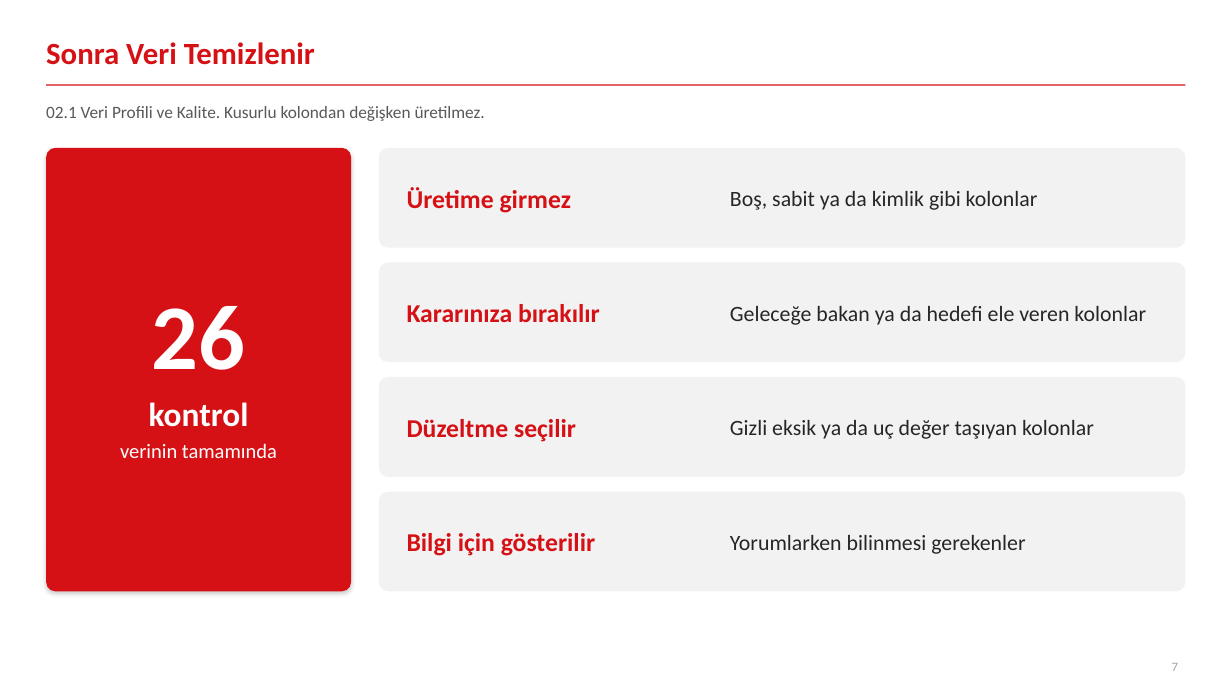
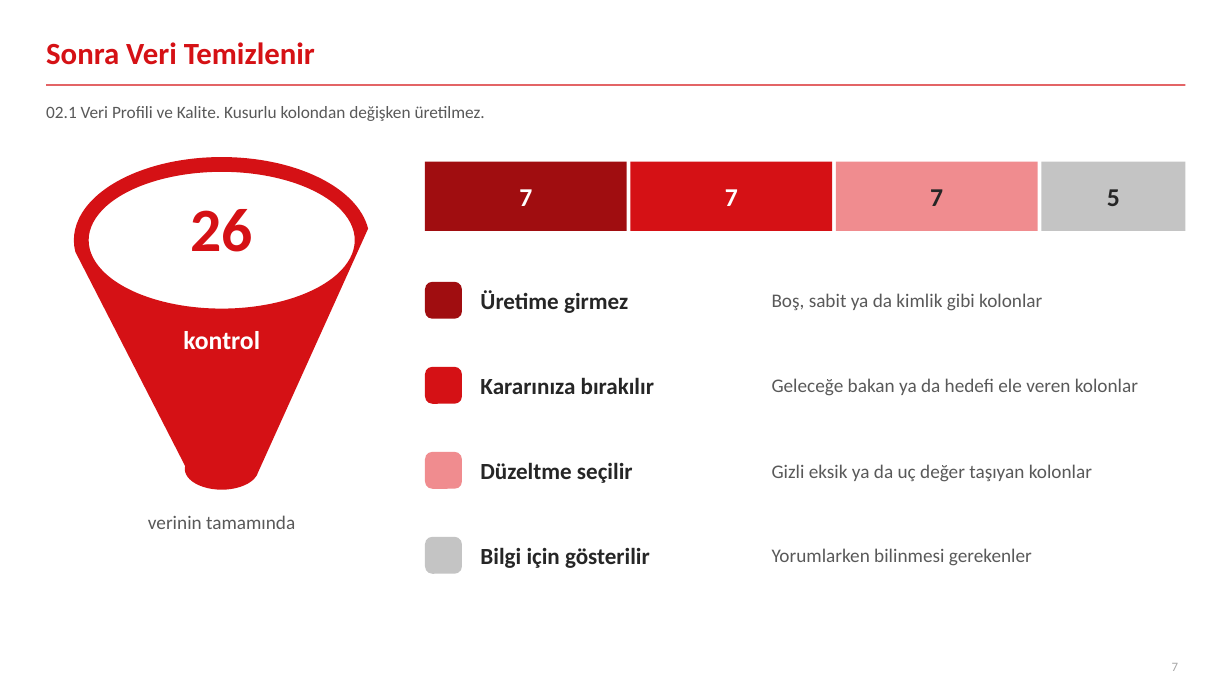
Before and after one commit to canmergen/amp, a slide deck: slide 7 of analitik_modelleme_platformu_GUNCEL/sunum/Platform_Sunum_Sade.pptx. Drawn at 1232x693 pixels with LibreOffice and Linux fonts; fonts in the diff are those of the drawing. Boxes give left, top, right and bottom in pixels: in the first picture for what was removed or moved away, otherwise in the second. Text is boxed around its words. In the diff, an @@ line names an element or a change of style, - is before the commit and + after.

```diff
--- a/analitik_modelleme_platformu_GUNCEL/sunum/Platform_Sunum_Sade.pptx
+++ b/analitik_modelleme_platformu_GUNCEL/sunum/Platform_Sunum_Sade.pptx
@@ rounded rectangle removed at (x1=46, y1=148, x2=351, y2=592) @@
@@ rounded rectangle removed at (x1=379, y1=148, x2=1186, y2=248) @@
@@ funnel added at (x1=74, y1=157, x2=370, y2=490), fill #D51115 @@
@@ rectangle added at (x1=425, y1=162, x2=627, y2=231), fill #A00D10 @@
@@ rectangle added at (x1=630, y1=162, x2=832, y2=231), fill #D51115 @@
@@ rectangle added at (x1=836, y1=162, x2=1038, y2=231), fill #F08C8F @@
@@ rectangle added at (x1=1042, y1=162, x2=1186, y2=231), fill #C4C4C4 @@
@@ text added at (x1=191, y1=209, x2=253, y2=252), 48 pt, text #D51115, bold @@
+26
@@ text added at (x1=519, y1=189, x2=532, y2=206), 20 pt, text #FFFFFF, bold @@
+7
@@ text added at (x1=725, y1=189, x2=738, y2=206), 20 pt, text #FFFFFF, bold @@
+7
@@ text added at (x1=930, y1=189, x2=943, y2=206), 20 pt, text #262626, bold @@
+7
@@ text added at (x1=1107, y1=189, x2=1120, y2=206), 20 pt, text #262626, bold @@
+5
@@ rounded rectangle removed at (x1=379, y1=262, x2=1186, y2=362) @@
@@ size 20 to 18 pt, text colour #D51115 to #262626 in 4 elements at (x1=480, y1=547, x2=650, y2=568), (x1=480, y1=462, x2=633, y2=483), (x1=480, y1=377, x2=654, y2=394), (x1=480, y1=290, x2=628, y2=313) @@
@@ text "Üretime girmez" moved from (x1=407, y1=187, x2=571, y2=213) to (x1=480, y1=290, x2=628, y2=313) @@
@@ size 17 to 15 pt, text colour #262626 to #595959 in 4 elements at (x1=772, y1=548, x2=1032, y2=566), (x1=772, y1=464, x2=1092, y2=482), (x1=772, y1=378, x2=1138, y2=396), (x1=772, y1=293, x2=1042, y2=311) @@
@@ text "Boş, sabit ya da kimlik ..." moved from (x1=730, y1=191, x2=1038, y2=210) to (x1=772, y1=293, x2=1042, y2=311) @@
@@ rounded rectangle added at (x1=425, y1=282, x2=462, y2=319), fill #A00D10 @@
@@ text at (x1=149, y1=306, x2=249, y2=427): paragraphs removed @@
-26
-kontrol
@@ text added at (x1=183, y1=331, x2=260, y2=349), 20 pt, text #FFFFFF, bold @@
+kontrol
@@ text "Kararınıza bırakılır" moved from (x1=407, y1=304, x2=600, y2=322) to (x1=480, y1=377, x2=654, y2=394) @@
@@ text "Geleceğe bakan ya da hedefi ..." moved from (x1=730, y1=306, x2=1146, y2=325) to (x1=772, y1=378, x2=1138, y2=396) @@
@@ rounded rectangle removed at (x1=379, y1=377, x2=1186, y2=477) @@
@@ rounded rectangle added at (x1=425, y1=367, x2=462, y2=404), fill #D51115 @@
@@ text "Düzeltme seçilir" moved from (x1=407, y1=419, x2=576, y2=442) to (x1=480, y1=462, x2=633, y2=483) @@
@@ text "Gizli eksik ya da uç ..." moved from (x1=730, y1=420, x2=1094, y2=439) to (x1=772, y1=464, x2=1092, y2=482) @@
@@ rounded rectangle added at (x1=425, y1=452, x2=462, y2=489), fill #F08C8F @@
@@ text "verinin tamamında" moved from (x1=120, y1=306, x2=277, y2=458) to (x1=148, y1=515, x2=295, y2=529) @@
@@ text "verinin tamamında" at (x1=148, y1=515, x2=295, y2=529): size 16 to 15 pt, text colour #FFFFFF to #595959; less space between paragraphs @@
@@ rounded rectangle removed at (x1=379, y1=492, x2=1186, y2=592) @@
@@ rounded rectangle added at (x1=425, y1=537, x2=462, y2=574), fill #C4C4C4 @@
@@ text "Bilgi için gösterilir" moved from (x1=407, y1=533, x2=595, y2=556) to (x1=480, y1=547, x2=650, y2=568) @@
@@ text "Yorumlarken bilinmesi gerekenler" moved from (x1=730, y1=535, x2=1025, y2=554) to (x1=772, y1=548, x2=1032, y2=566) @@
```
Also in this commit, not shown: 7 other slides changed, 1 other file.
